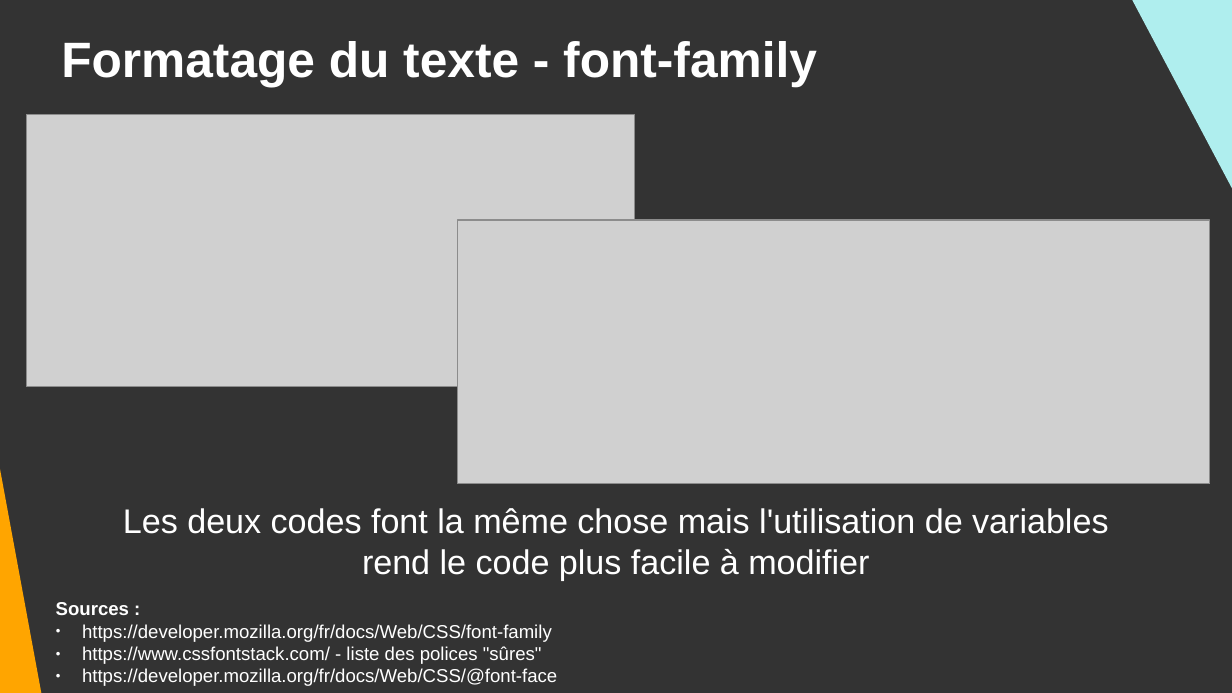
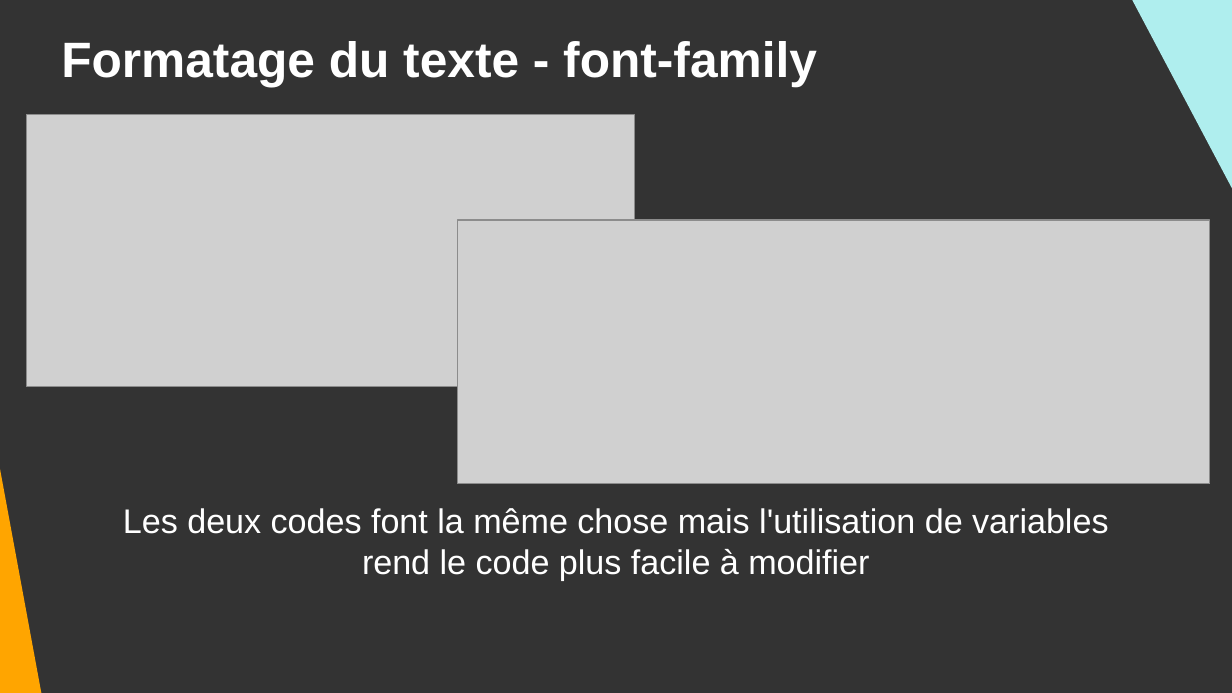
Before and after one commit to DanYellow/cours, a slide deck: slide 17 of integration-web-s1/travaux-pratiques/numero-4/presentation.odp. Drawn at 1232x693 pixels with LibreOffice and Linux fonts; fonts in the diff are those of the drawing; grey boxes stand for pictures. Boxes give left, top, right and bottom in pixels: in the first picture for what was removed or moved away, otherwise in the second. Text is boxed around its words. In the diff, an @@ line names an element or a change of style, - is before the commit and + after.

```diff
--- a/integration-web-s1/travaux-pratiques/numero-4/presentation.odp
+++ b/integration-web-s1/travaux-pratiques/numero-4/presentation.odp
@@ text removed at (56, 602, 557, 686) @@
-Sources :
-● https://developer.mozilla.org/fr/docs/Web/CSS/font-family
-● https://www.cssfontstack.com/ - liste des polices "sûres"
-● https://developer.mozilla.org/fr/docs/Web/CSS/@font-face
```
Also in this commit, not shown: 29 other slides changed, 1 slide added, 13 other files.
